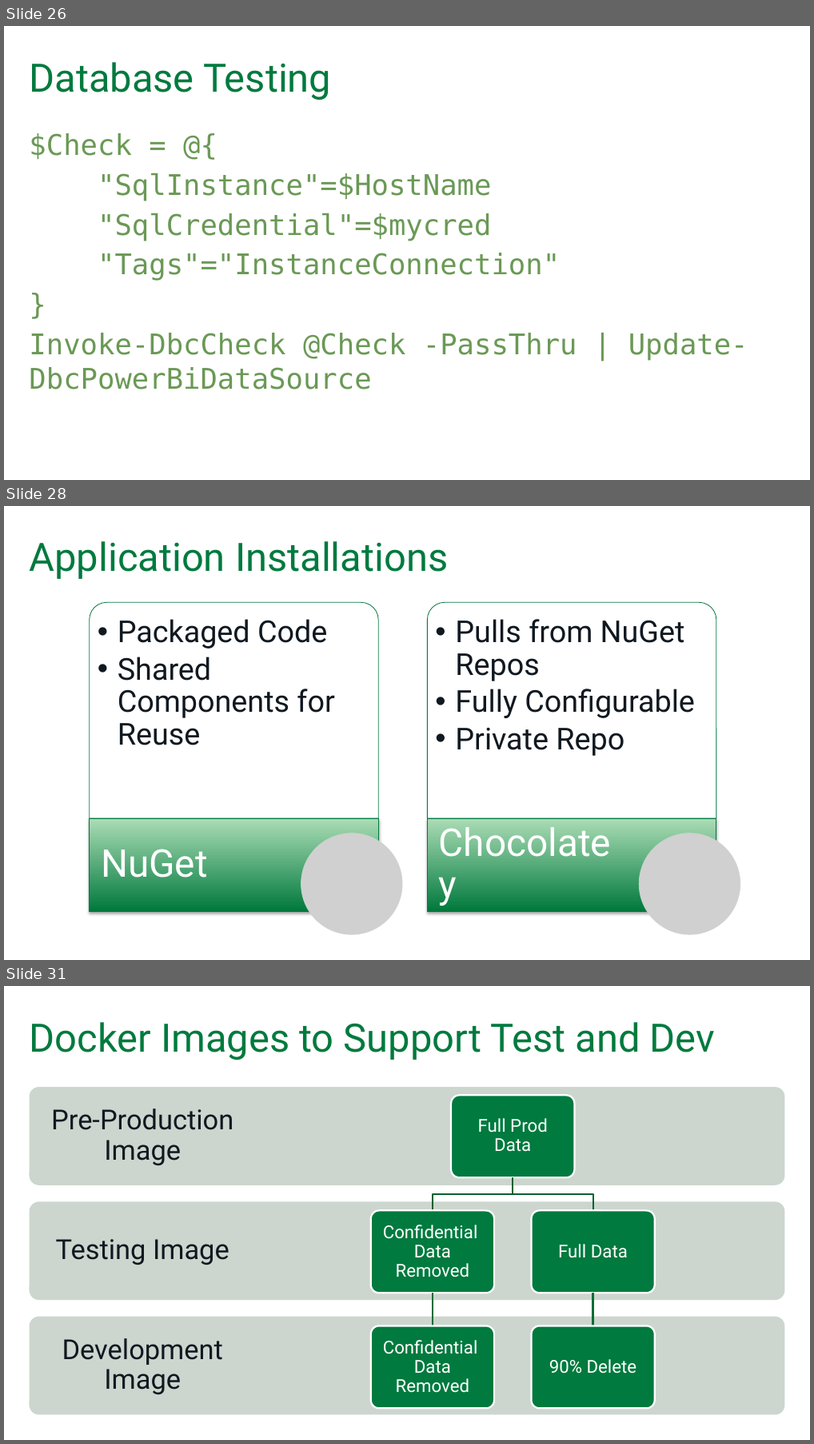
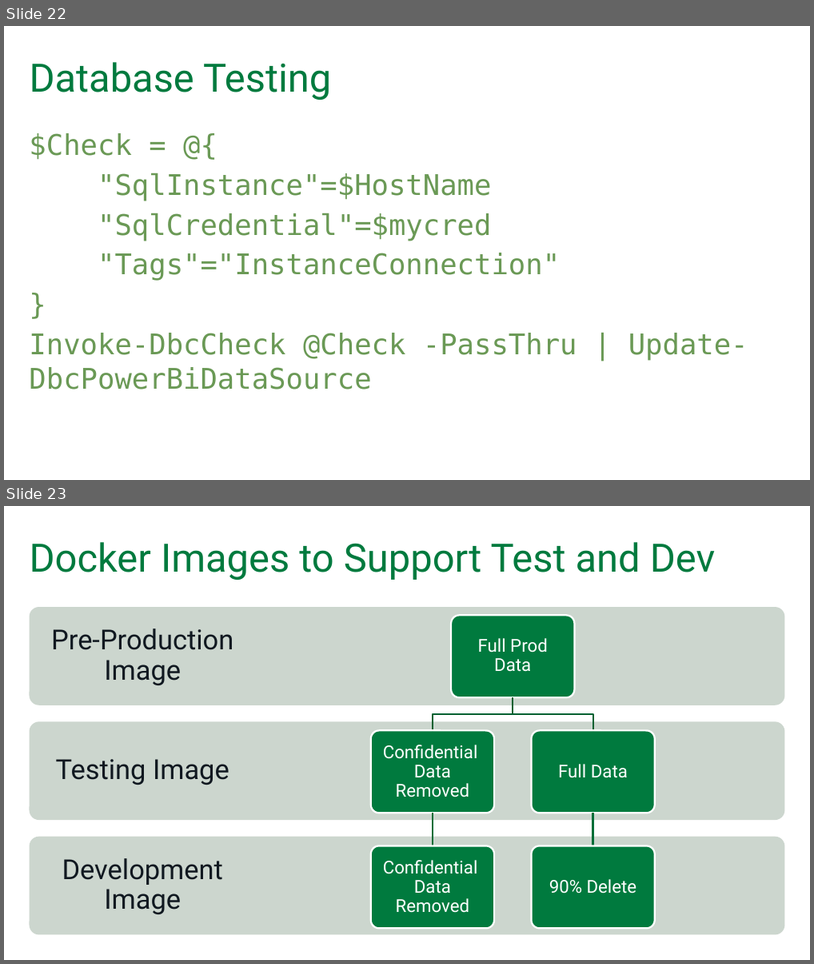
Before and after one commit to SQLPioneer/Presentations, a slide deck: Automation/EnvironmentAutomation.pptx. Shown one above the other, each under a label of ours: slides 26, 28 and 31 before the commit, slides 22 and 23 after it; the slides between them are not shown. The pictures are 814x1444 and 814x964 pixels, drawn with LibreOffice and Linux fonts; fonts in the diff are those of the drawing; grey boxes stand for pictures; background and template pictures are left out. Boxes give left, top, right and bottom in pixels: in the first picture for what was removed or moved away, otherwise in the second. Text is boxed around its words. In the diff, an @@ line names an element or a change of style, - is before the commit and + after.

```diff
--- a/Automation/EnvironmentAutomation.pptx
+++ b/Automation/EnvironmentAutomation.pptx
@@ slide 28 removed at box(4, 506, 810, 960), background #FFFFFF @@
@@ title removed at box(30, 541, 448, 579) @@
-Application Installations
@@ group removed at box(89, 602, 741, 934): 4 texts, 2 round same rects, 2 rectangles, 2 pictures @@
-  • Packaged Code
-  • Shared Components for Reuse
-NuGet
-  • Pulls from NuGet Repos
-  • Fully Configurable
-  • Private Repo
-Chocolatey
@@ what was slide 26 is now slide 22 @@
@@ what was slide 31 is now slide 23 @@
```
Also in this commit, not shown: 7 slides changed, 8 other slides removed.
